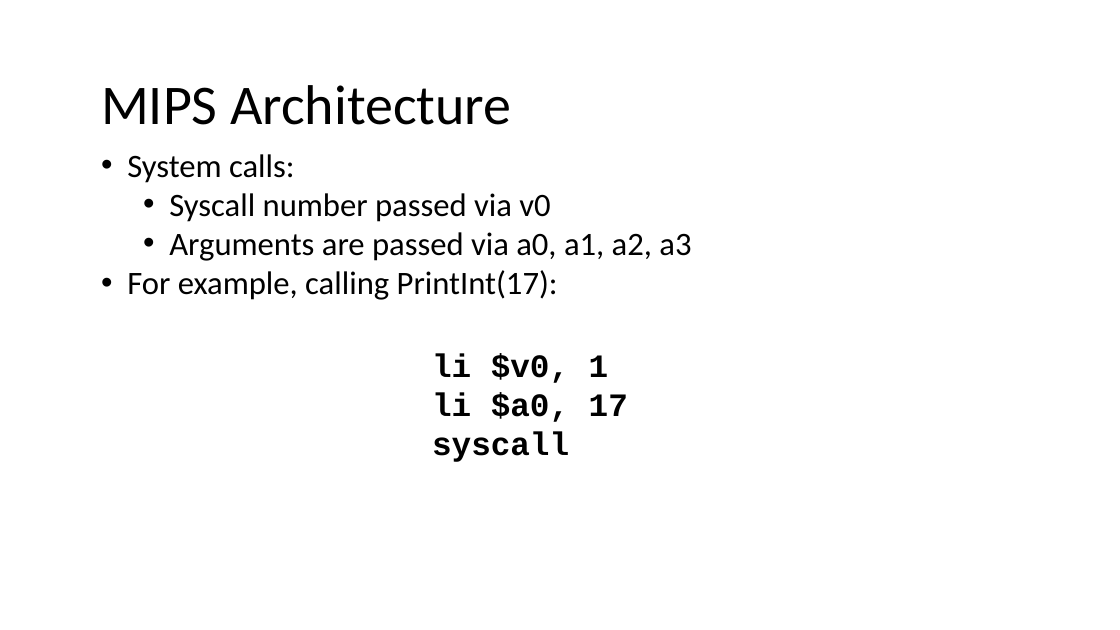
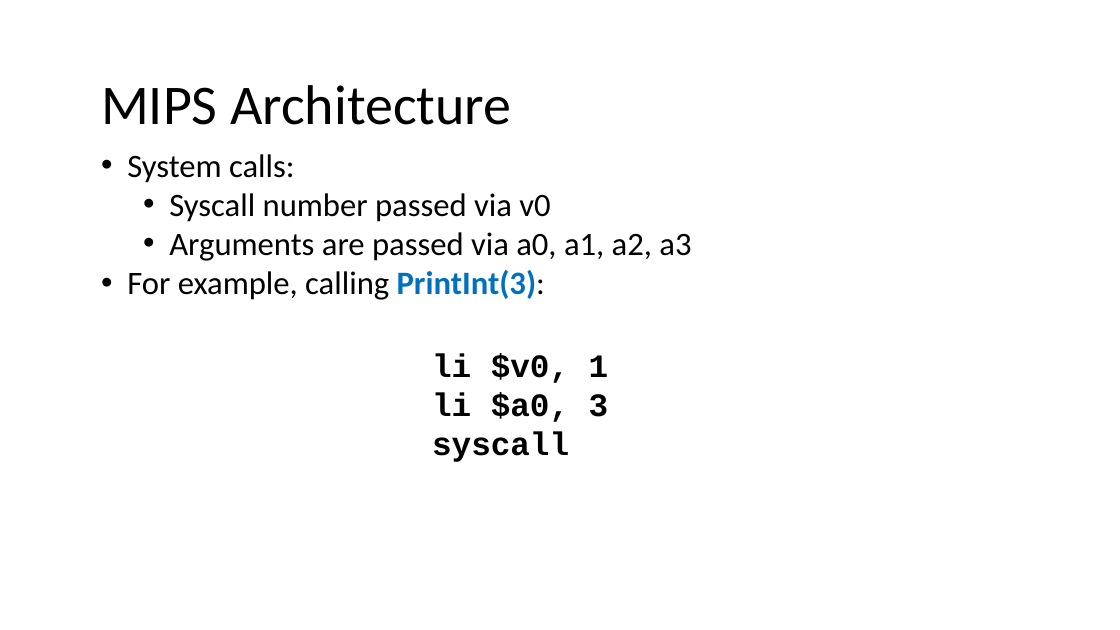
Before and after one commit to nivshani/compilation, a slide deck: slide 10 of slides/codegen.pptx (slide 7 before the commit). Drawn at 1120x630 pixels with LibreOffice and Linux fonts; fonts in the diff are those of the drawing. Boxes give left, top, right and bottom in pixels: in the first picture for what was removed or moved away, otherwise in the second. Text is boxed around its words. In the diff, an @@ line names an element or a change of style, - is before the commit and + after.

```diff
--- a/slides/codegen.pptx
+++ b/slides/codegen.pptx
@@ text at [127, 270, 545, 300]: text changed @@
-• For example, calling PrintInt(17):
+• For example, calling PrintInt(3):
@@ text at [432, 393, 609, 422]: text changed @@
-li $a0, 17
+li $a0, 3
```
Also in this commit, not shown: 35 other slides changed, 10 slides added, 1 slide removed, 1 other file.
